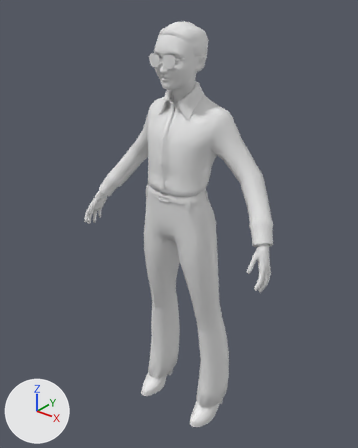
The FBX model Endless Runner/Assets/ArtSource/Characters/SeasonedParalegal-Female/SeasonedParalegal-Female.fbx as it was, and as the next commit left it.
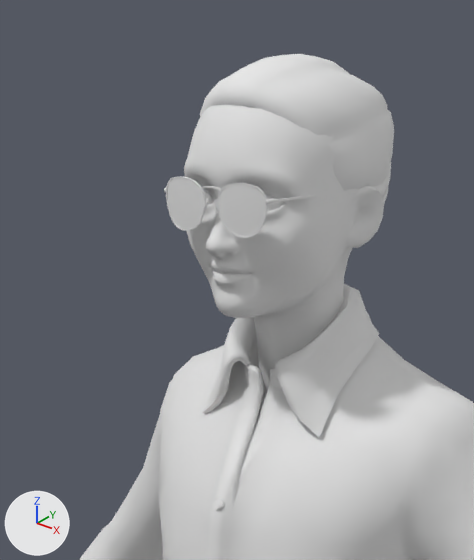
Each version is shown whole from a camera (50 mm lens) standing at (1.155, -1.493, 1.867) and looking at (-0.031, -0.011, 0.948), then close up on the part from 30% to 64% of the width and 2% to 34% of the height. Lighting does not change. The marker at lower left points along +X, +Y and +Z.

Before the edit, the objects in view are built like this:
```python
me_eyeleft = bpy.data.meshes.new('EyeLeft')
me_eyeleft.from_pydata(...)  # 7138 vertices, 13545 faces; spans x -0.46..0.46, y -0.18..0.11, z 0.0..1.75
me_eyeleft.materials.append(mat_wolf3d_eye)  # white #e7e7e7
me_eyeleft.materials.append(mat_wolf3d_skin)  # white #e7e7e7
me_eyeleft.materials.append(mat_wolf3d_teeth)  # white #e7e7e7
me_eyeleft.materials.append(mat_wolf3d_hair)  # white #e7e7e7
me_eyeleft.materials.append(mat_wolf3d_glasses)  # white #e7e7e7
me_eyeleft.materials.append(mat_wolf3d_body)  # white #e7e7e7
me_eyeleft.materials.append(mat_wolf3d_outfit_bottom)  # white #e7e7e7
me_eyeleft.materials.append(mat_wolf3d_outfit_footwear)  # white #e7e7e7
me_eyeleft.materials.append(mat_wolf3d_outfit_top)  # white #e7e7e7
ob_seasonedparalegal_femalemesh = bpy.data.objects.new('SeasonedParalegal-FemaleMESH', me_eyeleft)
ob_seasonedparalegal_femalemesh.location = (0.0, 0.0, 0.0)
```
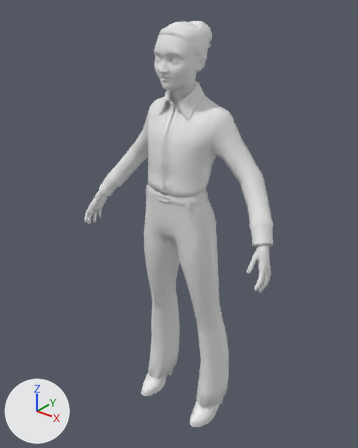
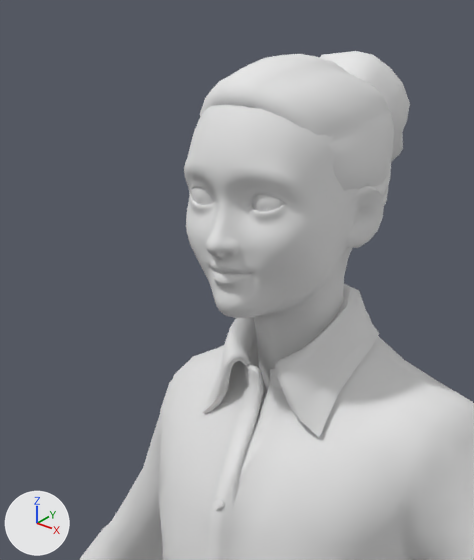
Edits to the bpy script that builds the scene:
```text
Change me_eyeleft:
    used by ob_seasonedparalegal_femalemesh; location = (0.0, 0.0, 0.0)
    remove me_eyeleft.from_pydata(...)  # 7138 vertices, 13545 faces; spans x -0.46..0.46, y -0.18..0.11, z 0.0..1.75
    add me_eyeleft.from_pydata(...)  # 6717 vertices, 12828 faces; spans x -0.46..0.46, y -0.18..0.11, z 0.0..1.75
    me_eyeleft part 1: 13 loose pieces with 550 vertices, spanning x -0.08..0.08, y -0.15..0.0, z 1.6..1.65, are deleted
    me_eyeleft part 2: 64 vertices moved from x -0.03..0.04, y 0.01..0.07, z 1.66..1.73 to x -0.05..0.05, y 0.02..0.11, z 1.65..1.74; 63 vertices removed from x -0.03..0.03, y 0.01..0.07, z 1.66..1.73; 192 vertices added at x -0.07..0.06, y -0.02..0.11, z 1.57..1.75
    remove me_eyeleft.materials.append(mat_wolf3d_glasses)  # white #e7e7e7
```

Boxes (x1, y1, x2, y2) around the edits, measured in the close-ups (474 x 560 px):
'SeasonedParalegal-FemaleMESH', reshaped
    before: (79, 54, 474, 560)
    after: (79, 51, 474, 560)
part 1 of me_eyeleft, deleted
    before: (164, 176, 320, 238)
part 2 of me_eyeleft, built on
    after: (320, 51, 410, 205)
